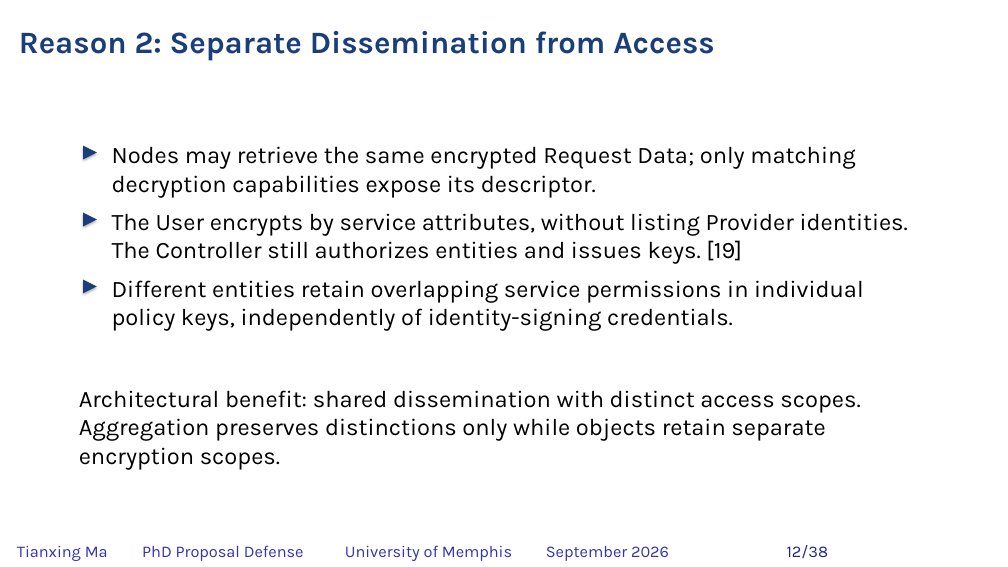
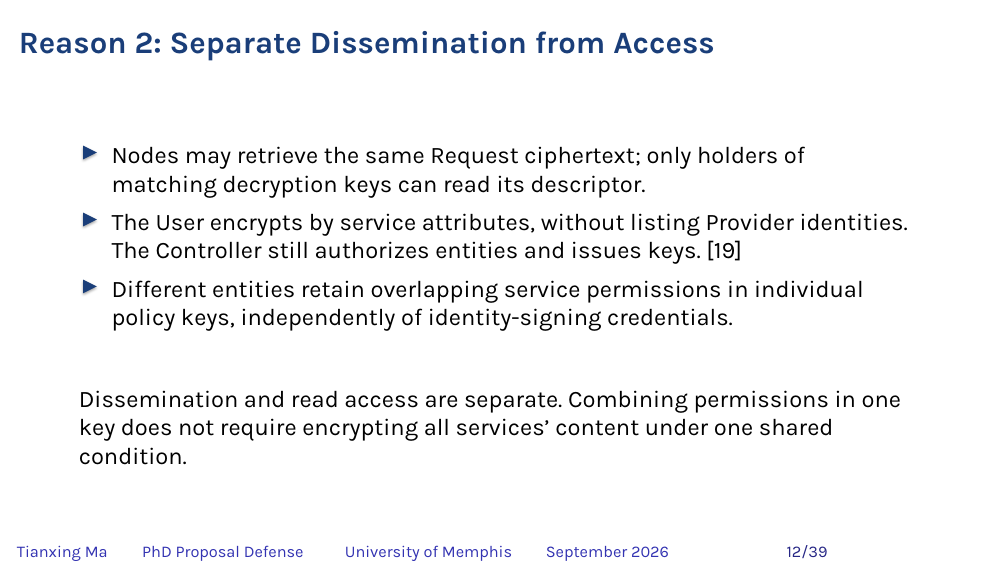
Before and after one commit to matianxing1992/NDN_Service_Framework, a slide deck: slide 12 of docs/PAPER/proposal-defense/slides/NDNSF_proposal_hybrid_editable.pptx. Drawn at 1008x567 pixels with LibreOffice and Linux fonts; fonts in the diff are those of the drawing; background and template pictures are left out. Boxes give left, top, right and bottom in pixels: in the first picture for what was removed or moved away, otherwise in the second. Text is boxed around its words. In the diff, an @@ line names an element or a change of style, - is before the commit and + after.

```diff
--- a/docs/PAPER/proposal-defense/slides/NDNSF_proposal_hybrid_editable.pptx
+++ b/docs/PAPER/proposal-defense/slides/NDNSF_proposal_hybrid_editable.pptx
@@ text at [112, 146, 805, 198]: text changed @@
-Nodes may retrieve the same encrypted Request Data; only matching decryption capabilities expose its descriptor.
+Nodes may retrieve the same Request ciphertext; only holders of matching decryption keys can read its descriptor.
@@ text at [79, 390, 901, 441]: text changed @@
-Architectural benefit: shared dissemination with distinct access scopes. Aggregation preserves distinctions only while objects retain separate encryption scopes.
+Dissemination and read access are separate. Combining permissions in one key does not require encrypting all services’ content under one shared condition.
@@ text at [787, 545, 828, 558]: text changed @@
-12/38
+12/39
```
Also in this commit, not shown: 36 other slides changed, 1 slide added, 25 other files.
